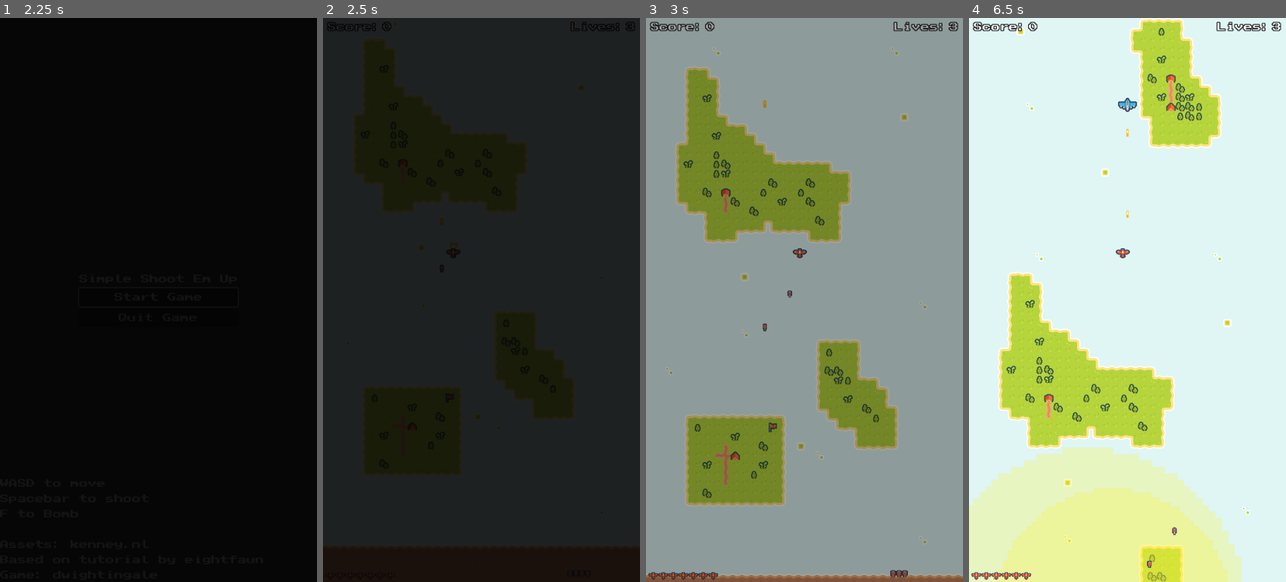
Above: before the commit, frames 1-4 (left to right).
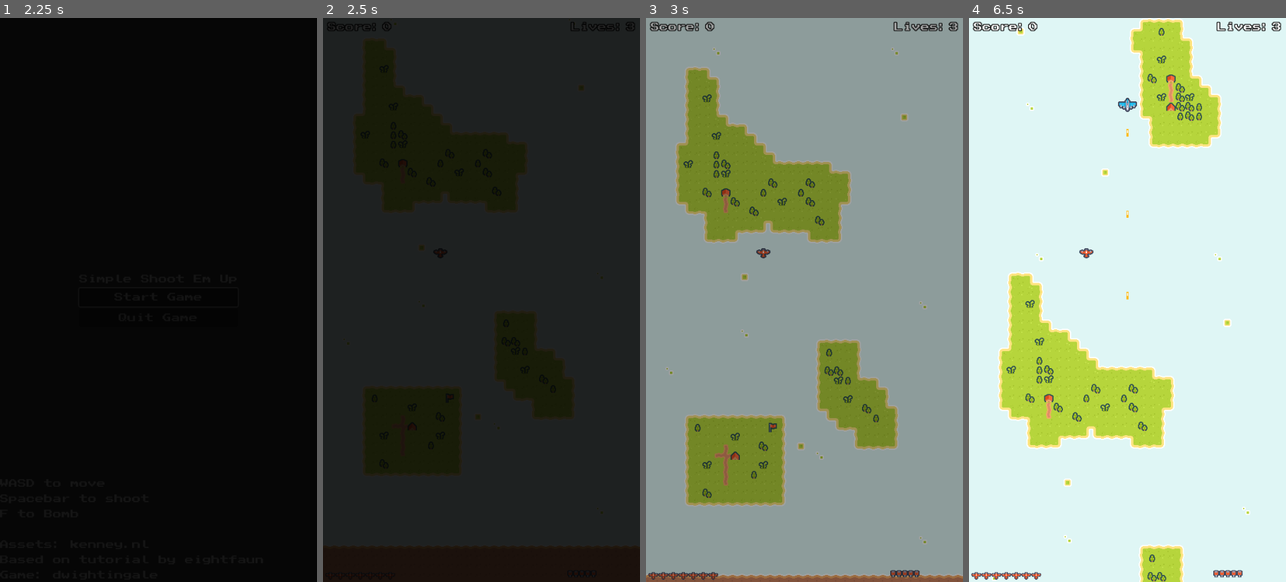
Above: after the commit, the same moments.

Repository: djneville/Simple-Shoot-Em-Up
Game: Godot game, scene res://Scenes/GUI/Menus/main_screen.tscn
Same seed, same stepped clock (60 frames per second), same inputs: the game is played once before the commit and once after it.
Inputs (mouse positions are in pixels of both pictures, inside the frame that each line leads up to):
- Up to frame 1 (2.25 s): click "Start Game" at 0.5 s; click "Start Game" at 1.25 s; move the mouse to (228, 271) at 2.02 s; hold D (right) from 2.03 s (still down); hold F (bomb) from 2.03 s (still down); click (228, 271) at 2.17 s
- Up to frame 2 (2.5 s): keep holding D (right); keep holding F (bomb); tap Space (shoot) at 2.3 s
- Up to frame 3 (3 s): release D (right) at 2.75 s; release F (bomb) at 2.75 s; drag from (741, 328) to (798, 254) at 2.77 s
- Up to frame 4 (6.5 s): move the mouse to (1159, 175) at 3.52 s; hold D (right) 3.53-4.25 s; hold F (bomb) 3.53-4.25 s; tap Space (shoot) at 3.8, 5.3 s; drag from (1111, 412) to (1146, 153) at 4.27 s; move the mouse to (1222, 384) at 5.02 s; hold A (left) 5.03-5.75 s; hold F (bomb) 5.03-5.75 s; drag from (1032, 215) to (1124, 508) at 5.77 s

Frame 1 is identical in both runs. In frame 2, less than 0.1% of the frame differs, in the area x 35-43%, y 35-45%; in frame 3, 0.2%; in frame 4, 16%, in the area x 0-87%, y 40-100%.
Error after the commit: Parse Error: Expected end of statement after expression, found "Identifier" instead. (res://Scenes/Upgrades/UpgradeComponent.gd:92)

Commit message:
Fixed the Collisions on PlayerEntity

Diff:
--- a/Scenes/Invulnerability/InvulnerabilityComponent.gd
+++ b/Scenes/Invulnerability/InvulnerabilityComponent.gd
@@ -1,7 +1,7 @@
 extends Timer
 
 # Duration of invulnerability in seconds
-@export var invuln_duration: float = 2.0
+@export var invuln_duration: float = 1.0
 #TODO: LOL this component might be overkill.... its just a timer...
 #TODO: ADD THE ANIMATION EFFECTS IN HERE!!!
 
--- a/Scenes/Player/PlayerEntity.gd
+++ b/Scenes/Player/PlayerEntity.gd
@@ -15,6 +15,9 @@
     weapon.shoot_timer.one_shot = true # To avoid just shooting once???
     invulnerability.invulnerability_started.connect(_on_invulnerability_started)
     invulnerability.invulnerability_ended.connect(_on_invulnerability_ended)
+    var collision_shape = CollisionShape2D.new()
+    collision_shape.shape = upgrade_component.active_collision_shape.shape
+    self.add_child(collision_shape)
     print("[PlayerEntity] Initialization complete")
 
 func _death():
@@ -61,7 +64,7 @@
     else:
         print("[PlayerEntity] Invulnerable. Damage not applied")
 
-func _on_collision_detection_body_entered(body):
+func _handle_collide(body):
     print("[PlayerEntity] _on_collision_detection_body_entered() called with body:", body)
     if body.is_in_group("enemy"): #TODO: make this more clear that its not related to BULLETS (IDK IF GROUPS IS THE BEST WAY
         print("[PlayerEntity] Collision with enemy")
@@ -72,15 +75,16 @@
         print("[PlayerEntity] Collision with non-enemy body")
 
 func _process(_delta):
-    #TODO: I have wasted like 1.5 hours on this bug, and i have no idea why its happening.
-    # at some point (it seems the moment that the EnemyEntity either appears or shoots
-    # bullets the PlayerEntity's UpgradeComponent just goes invisible
-    #assert(upgrade_component.visible)
     var input_dir = Input.get_vector("left", "right", "up", "down")
     # TODO: delta here is often too low as the time for frame draw
     self.velocity = input_dir * upgrade_component.speed # * delta
     # print("fps: ", 1 / delta)
     move_and_slide()
+    for i in self.get_slide_collision_count():
+        var collision = self.get_slide_collision(i)
+        _handle_collide(collision.get_collider())
+        print("PLLLLLAYERRRRRRR collided with ", collision.get_collider().name)
+
     if Input.is_action_pressed("shoot"):
         weapon.fire_bullet(self.global_position, Vector2.UP, self)
     if Input.is_action_pressed("bomb"):
@@ -114,8 +118,6 @@
 
 #TODO: this should not be in the player entity, but somewhere closer to the Main Scene (once the main scene gets created
 func clamp_viewport():
-    print("[PlayerEntity] clamp_viewport() called")
     var plane_sprite = upgrade_component.active_plane_sprite
     global_position.x = clamp(global_position.x, plane_sprite.texture.get_width() / 2, get_viewport_rect().size.x - plane_sprite.texture.get_width() / 2)
     global_position.y = clamp(global_position.y, plane_sprite.texture.get_height() / 2, get_viewport_rect().size.y - plane_sprite.texture.get_height() / 2)
-    print("[PlayerEntity] Position clamped to viewport")
--- a/Scenes/Player/PlayerEntity.tscn
+++ b/Scenes/Player/PlayerEntity.tscn
@@ -44,8 +44,6 @@
 "RESET": SubResource("Animation_0ucdk")
 }
 
-[sub_resource type="RectangleShape2D" id="RectangleShape2D_s7err"]
-
 [node name="CharacterBody2D" type="CharacterBody2D" groups=["player"]]
 script = ExtResource("1_l3m23")
 
@@ -62,6 +60,3 @@
 "": SubResource("AnimationLibrary_mcqyx")
 }
 speed_scale = 1.543
-
-[node name="CollisionShape2D" type="CollisionShape2D" parent="."]
-shape = SubResource("RectangleShape2D_s7err")
--- a/Scenes/Projectiles/BulletComponent.gd
+++ b/Scenes/Projectiles/BulletComponent.gd
@@ -28,8 +28,7 @@
     lifetime_timer.timeout.connect(_on_timeout)
     add_child(lifetime_timer)
     lifetime_timer.start()
-    print("[BulletComponent] Bullet direction:", direction, "Velocity:", velocity)
-    #print("Bullet direction:", direction, "Velocity:", velocity)
+    #print("[BulletComponent] Bullet direction:", direction, "Velocity:", velocity)
     #TODO: THIS IS IMPLICITELY ALREADY LINKED!!!!
     # body_entered.connect(_on_body_entered)
 
--- a/Scenes/Upgrades/UpgradeComponent.gd
+++ b/Scenes/Upgrades/UpgradeComponent.gd
@@ -57,49 +57,19 @@
 
 #TODO: figure out a better way to be able to call apply_upgrade and the node freeing thing
 func _ready():
-    print("[UpgradeComponent] _ready() called")
     #apply_upgrade(UPGRADES[0])
     var base_upgrade = UPGRADES[0]
-    print("[UpgradeComponent] Base upgrade index:", upgrade_index)
-    print("[UpgradeComponent] Base upgrade node path:", base_upgrade.upgrade_node_path)
 
     upgrade_node = get_node(base_upgrade.upgrade_node_path) as Node2D
-    if upgrade_node == null:
-        print("[UpgradeComponent] ERROR: upgrade_node is null")
-    else:
-        print("[UpgradeComponent] Found upgrade_node:", upgrade_node.name)
 
     speed = base_upgrade.speed
-    print("[UpgradeComponent] Speed set to:", speed)
 
     active_plane_sprite = get_node(base_upgrade.plane_sprite_path) as Sprite2D
 
-    if active_plane_sprite == null:
-        print("[UpgradeComponent] ERROR: active_plane_sprite is null")
-    else:
-        print("[UpgradeComponent] Found active_plane_sprite:", active_plane_sprite.name)
-        #self.get_parent().add_child(active_plane_sprite)
-        print("[UpgradeComponent] active_plane_sprite added to parent")
-
     active_collision_shape = get_node(base_upgrade.collision_shape_path) as CollisionShape2D
-    if active_collision_shape == null:
-        print("[UpgradeComponent] ERROR: active_collision_shape is null")
-    else:
-        print("[UpgradeComponent] Found active_collision_shape:", active_collision_shape.name)
-        #TODO: *continues to apologize profusely* This cant be right
-        var parent_collision_shape = self.get_parent().find_child("CollisionShape2D")
-        if parent_collision_shape != null:
-            parent_collision_shape.shape = active_collision_shape.shape
-            print("[UpgradeComponent] Parent collision shape updated")
-        else:
-            print("[UpgradeComponent] ERROR: Could not find parent's CollisionShape2D")
 
     active_explosion_animation = $ShipExplode
-    if active_explosion_animation == null:
-        print("[UpgradeComponent] ERROR: active_explosion_animation is null")
-    else:
-        active_explosion_animation.current_animation = base_upgrade.explosion_animation
-        print("[UpgradeComponent] Explosion animation set to:", base_upgrade.explosion_animation)
+    active_explosion_animation.current_animation = base_upgrade.explosion_animation
 
 func upgrade():
     print("[UpgradeComponent] upgrade() called")
@@ -119,18 +89,14 @@
     else:
         upgrade_index -= 1
         print("[UpgradeComponent] Downgrading to index:", upgrade_index)
-        apply_upgrade(UPGRADES[upgrade_index])
+        apply_upgrade(UPGRADES[upgrade_index])a
     print("DOWNGRADED!!!")
 
 # Function to apply the upgrade based on the current index
 func apply_upgrade(upgrade: Upgrade):
     print("[UpgradeComponent] apply_upgrade() called with upgrade index:", upgrade_index)
     print("Freeing old Nodes")
-    if active_plane_sprite != null:
-        active_plane_sprite.queue_free()
-        print("[UpgradeComponent] Old active_plane_sprite freed")
-    else:
-        print("[UpgradeComponent] No active_plane_sprite to free")
+    active_plane_sprite.queue_free()
     #TODO: oh my god next two lines are awful, im so sorry lol
     #active_collision_shape.queue_free()
     #self.get_parent().find_child("CollisionShape2D").queue_free()
@@ -139,32 +105,14 @@
     print("[UpgradeComponent] Speed updated to:", speed)
 
     active_plane_sprite = get_node(upgrade.plane_sprite_path) as Sprite2D
-    if active_plane_sprite == null:
-        print("[UpgradeComponent] ERROR: Could not find new active_plane_sprite at path:", upgrade.plane_sprite_path)
-    else:
-        print("[UpgradeComponent] Found new active_plane_sprite:", active_plane_sprite.name)
-        upgrade_node.add_child(active_plane_sprite)
-        print("[UpgradeComponent] New active_plane_sprite added to upgrade_node")
+    upgrade_node.add_child(active_plane_sprite)
+    print("[UpgradeComponent] New active_plane_sprite added to upgrade_node")
 
     active_collision_shape = get_node(upgrade.collision_shape_path) as CollisionShape2D
-    if active_collision_shape == null:
-        print("[UpgradeComponent] ERROR: Could not find new active_collision_shape at path:", upgrade.collision_shape_path)
-    else:
-        print("[UpgradeComponent] Found new active_collision_shape:", active_collision_shape.name)
-        #TODO: *continues to apologize profusely* This cant be right
-        var parent_collision_shape = self.get_parent().find_child("CollisionShape2D")
-        if parent_collision_shape != null:
-            parent_collision_shape.shape = active_collision_shape.shape
-            print("[UpgradeComponent] Parent collision shape updated")
-        else:
-            print("[UpgradeComponent] ERROR: Could not find parent's CollisionShape2D")
 
     active_explosion_animation = $ShipExplode
-    if active_explosion_animation == null:
-        print("[UpgradeComponent] ERROR: active_explosion_animation is null")
-    else:
-        active_explosion_animation.current_animation = upgrade.explosion_animation
-        print("[UpgradeComponent] Explosion animation updated to:", upgrade.explosion_animation)
+    active_explosion_animation.current_animation = upgrade.explosion_animation
+    print("[UpgradeComponent] Explosion animation updated to:", upgrade.explosion_animation)
 
 func get_upgrade_level():
     print("[UpgradeComponent] get_upgrade_level() called")
--- a/Scenes/Upgrades/UpgradeComponent.tscn
+++ b/Scenes/Upgrades/UpgradeComponent.tscn
@@ -85,6 +85,7 @@
 
 [node name="UpgradeComponent" type="Node2D"]
 script = ExtResource("1_3sjmf")
+speed = null
 
 [node name="Upgrade0" type="Node2D" parent="."]
 
@@ -115,6 +116,7 @@
 [node name="Explosion" type="AnimatedSprite2D" parent="."]
 visible = false
 sprite_frames = SubResource("SpriteFrames_lj2sw")
+frame = 1
 
 [node name="ShipExplode" type="AnimationPlayer" parent="."]
 libraries = {
--- a/Scenes/Weapon/WeaponComponent.gd
+++ b/Scenes/Weapon/WeaponComponent.gd
@@ -36,7 +36,6 @@
     #TODO: for now there is no reason to have a timeout for the bomb other than just its default queue_free(no animations?)
 
 func fire_bullet(start_position: Vector2, direction: Vector2, shooter: Node):
-    print("[WeaponComponent] fire_bullet() called")
     if shoot_timer.time_left == 0:
         var new_bullet = bullet_scene.instantiate()
         new_bullet.initialize(direction, bullet_speed, bullet_damage, shooter)  # Initialize bullet properties
@@ -48,8 +47,6 @@
         # TODO: this is ugly but works only because the animation is
         # long enough to not happen more than once between the fire_rate occuring
         #print("WeaponComponent: Bullet fired at", start_position, "direction", direction, "shooter:", shooter.name)
-    else:
-        print("[WeaponComponent] Cannot fire bullet, shoot_timer time_left:", shoot_timer.time_left)
 
 func drop_bomb(start_position: Vector2, shooter: Node):
     print("[WeaponComponent] drop_bomb() called")
@@ -70,11 +67,9 @@
         print("[WeaponComponent] Bomb dropped at", start_position, "shooter:", shooter.name)
         # TODO: this is ugly but works only because the animation is
         # long enough to not happen more than once between the fire_rate occuring
-        #print("WeaponComponent: Bomb dropped at", start_position, "shooter:", shooter.name)
-    else:
-        print("[WeaponComponent] Cannot drop bomb, bomb_timer time_left:", bomb_timer.time_left)
+
 
 #TODO: confused on why this is needed here but can change this when projectile's abstraction is created
 func _on_timeout():
-    print("[WeaponComponent] _on_timeout() called")
+    #print("[WeaponComponent] _on_timeout() called")
     $MuzzleFlash.stop()
Not shown: 1 places in Scenes/Player/PlayerEntity.tscn that only renumber resources
